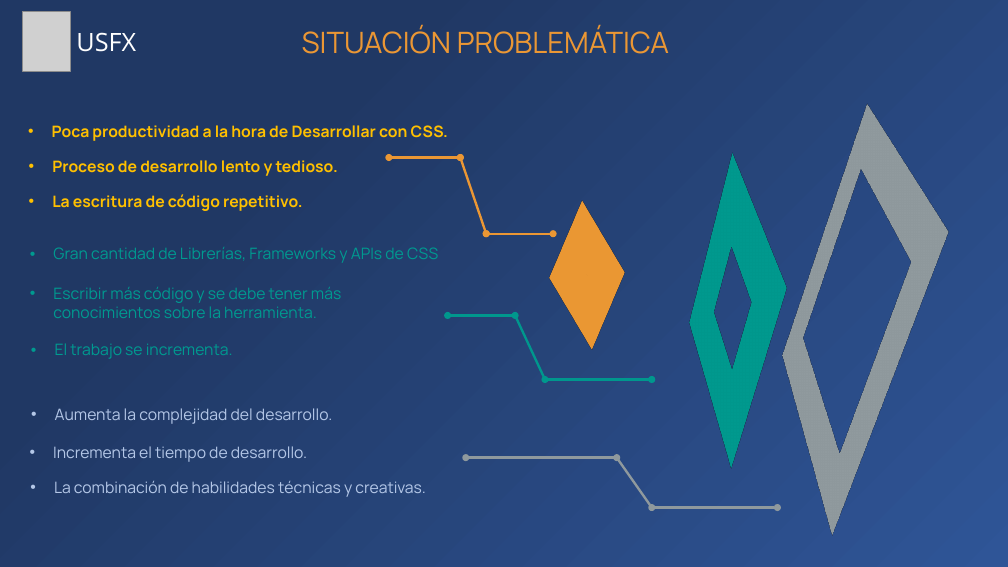
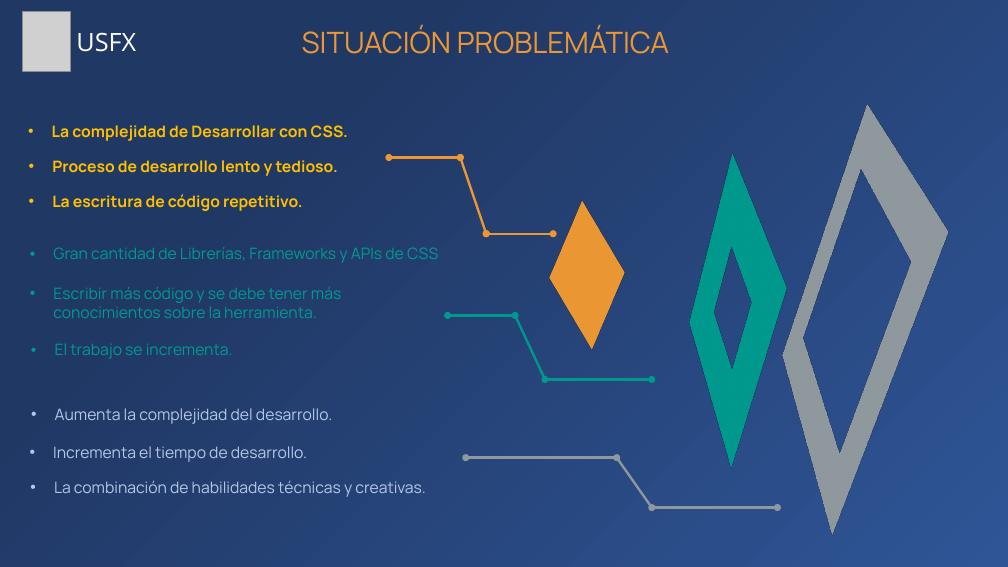
Before and after one commit to Zelechos/Generador-Css, a slide deck: slide 9 of documents/Presentación de Perfil - Modelo Generador CSS.pptx (slide 7 before the commit). Drawn at 1008x567 pixels with LibreOffice and Linux fonts; fonts in the diff are those of the drawing; grey boxes stand for pictures. Boxes give left, top, right and bottom in pixels: in the first picture for what was removed or moved away, otherwise in the second. Text is boxed around its words. In the diff, an @@ line names an element or a change of style, - is before the commit and + after.

```diff
--- a/documents/Presentación de Perfil - Modelo Generador CSS.pptx
+++ b/documents/Presentación de Perfil - Modelo Generador CSS.pptx
@@ text at [52, 125, 348, 141]: text changed @@
-• Poca productividad a la hora de Desarrollar con CSS.
+• La complejidad de Desarrollar con CSS.
```
Also in this commit, not shown: 4 other slides changed, 2 slides added, 1 other file.
